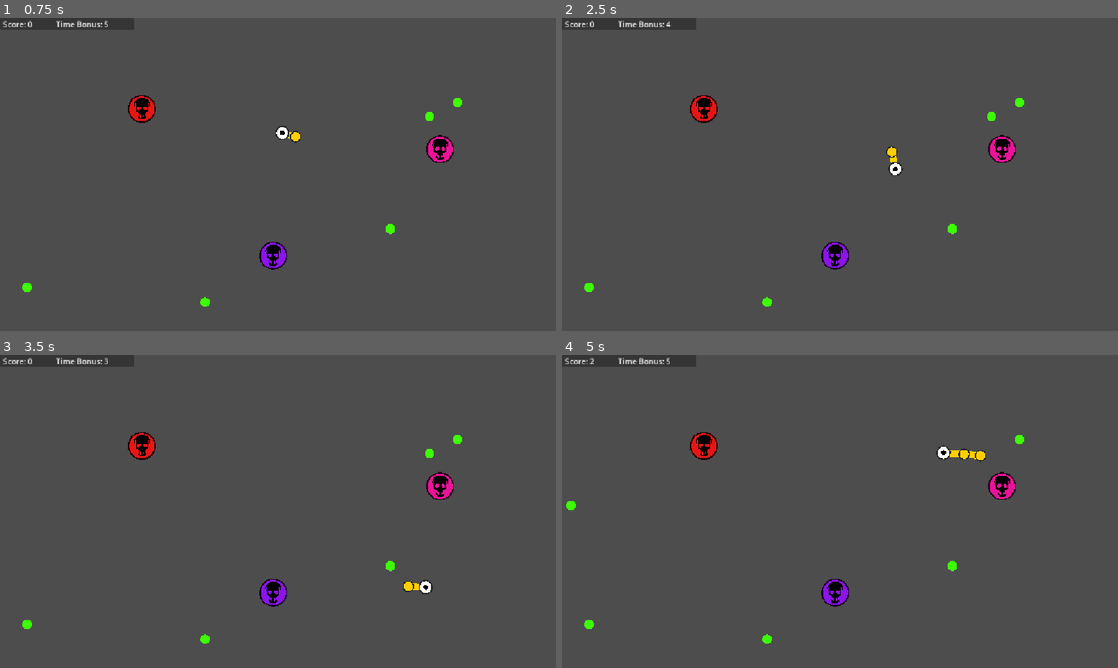
Above: before the commit, frames 1-4 (two rows, left to right).
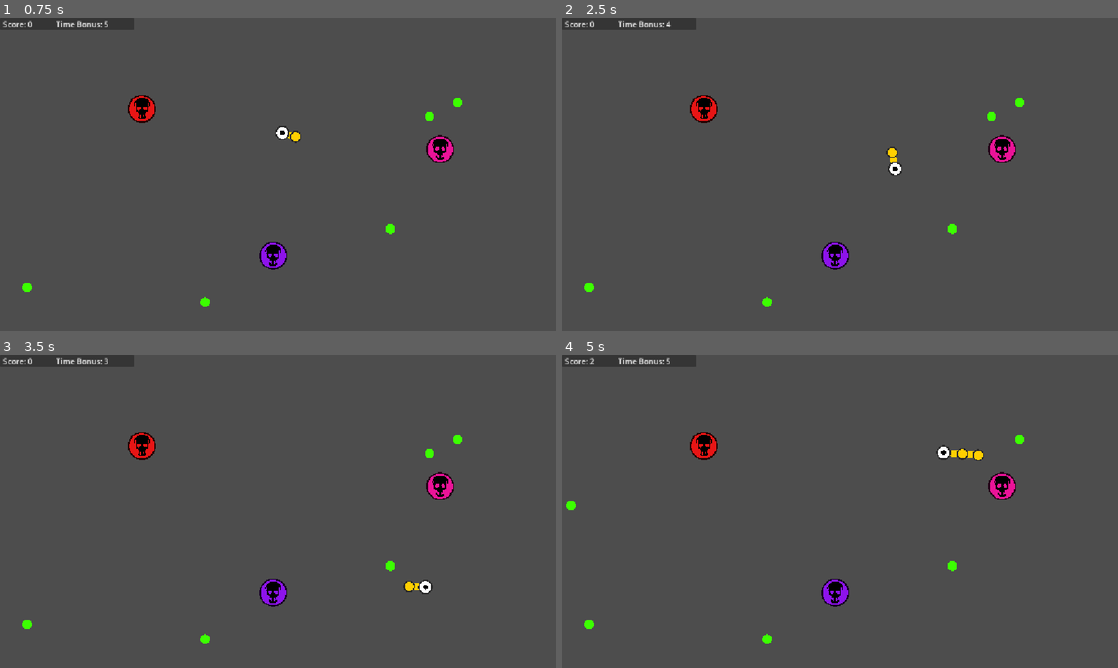
Above: after the commit, the same moments.

Repository: zett42/Physnake
Game: Godot game, scene res://ui/start.tscn
The game is run twice, just before and just after one commit, with the same random seed, the same clock (stepped at 60 frames per second) and the same inputs.
Inputs:
- Up to frame 1 (0.75 s): click "NORMAL" at 0.5 s
- Up to frame 2 (2.5 s): tap Enter at 1.25 s; hold Right (move_right) 1.28-2.03 s; hold Down (move_down) from 2.03 s (still down)
- Up to frame 3 (3.5 s): release Down (move_down) at 2.78 s; hold Right (move_right) from 2.78 s (still down)
- Up to frame 4 (5 s): release Right (move_right) at 3.53 s; hold Up (move_up) 3.53-4.28 s; hold Left (move_left) from 4.28 s (still down)

Frame 1 is identical in both runs. In frame 2, less than 0.1% of the frame differs, in the area x 58-62%, y 40-51%; in frame 3, less than 0.1%; in frame 4, less than 0.1%, in the area x 67-77%, y 28-35%.

Commit message:
Increase joint stiffness for improved snake movement dynamics

Diff:
--- a/components/snake_joint.tscn
+++ b/components/snake_joint.tscn
@@ -7,7 +7,7 @@
 disable_collision = false
 length = 30.0
 rest_length = 25.0
-stiffness = 30.0
+stiffness = 40.0
 damping = 0.1
 script = ExtResource("1_bw66t")
 
